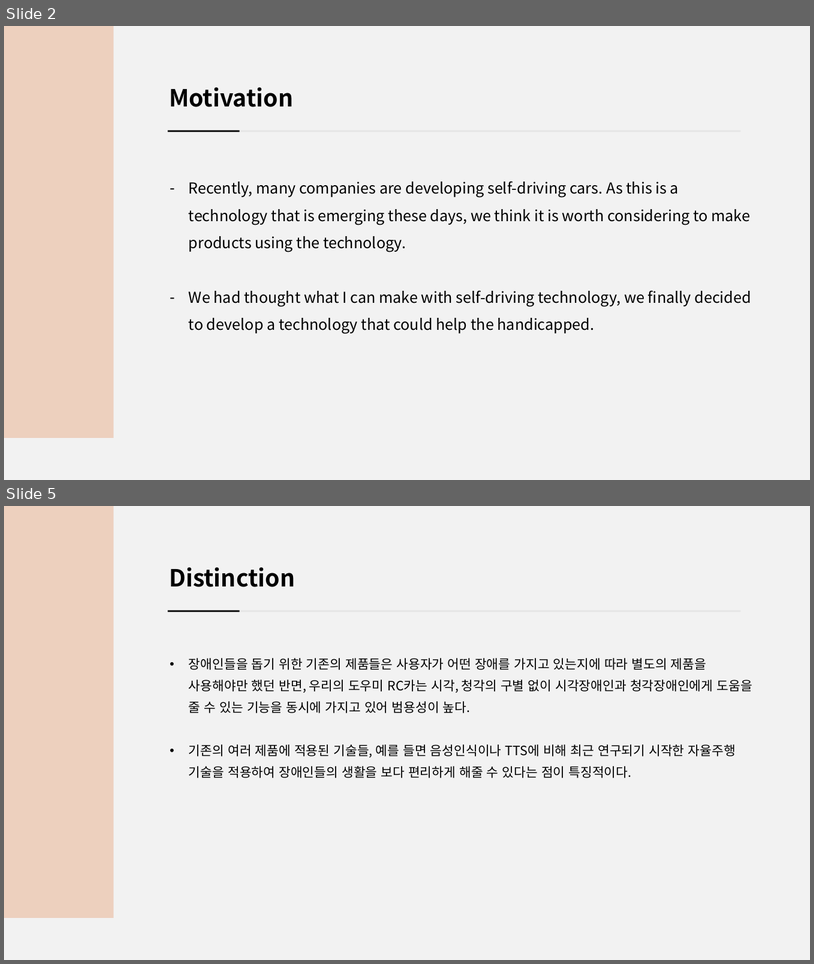
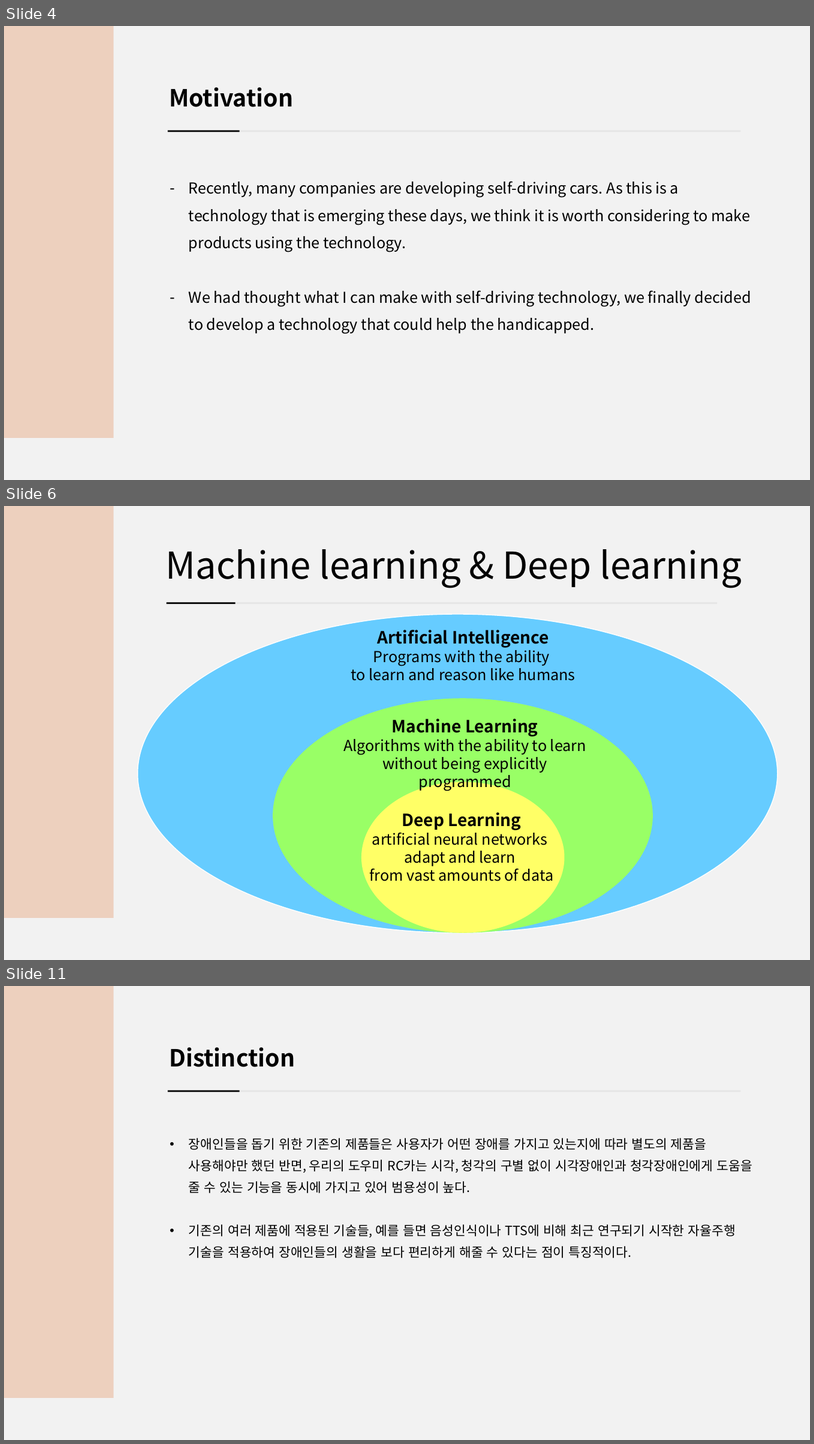
Before and after one commit to jsotouto/ICARUS, a slide deck: ICARUS 발표자료.pptx. Shown one above the other, each under a label of ours: slides 2 and 5 before the commit, slides 4, 6 and 11 after it; the slides between them are not shown. The pictures are 814x964 and 814x1444 pixels, drawn with LibreOffice and Linux fonts; fonts in the diff are those of the drawing. Boxes give left, top, right and bottom in pixels: in the first picture for what was removed or moved away, otherwise in the second. Text is boxed around its words. In the diff, an @@ line names an element or a change of style, - is before the commit and + after.

```diff
--- a/ICARUS 발표자료.pptx
+++ b/ICARUS 발표자료.pptx
@@ slide 6 added at <box>4,506,810,960</box>, background #F2F2F2 @@
@@ rectangle added at <box>4,506,113,918</box>, fill #EDD0BE @@
@@ title added at <box>166,549,742,588</box>, 44 pt, text #000000 @@
+Machine learning & Deep learning
@@ line added from (166, 603) to (718, 603), #E5E5E5 2 pt @@
@@ line added from (167, 603) to (236, 603), #000000 2 pt @@
@@ ellipse added at <box>138,614,778,933</box>, fill #66CCFF, outline #FFFFFF 1 pt @@
@@ text added at <box>351,630,576,681</box>, 18 pt, text #000000 @@
+Artificial Intelligence
+Programs with the ability
+to learn and reason like humans
@@ ellipse added at <box>273,699,654,933</box>, fill #99FF66 @@
@@ text added at <box>344,718,587,772</box>, 18 pt, text #000000 @@
+Machine Learning
+Algorithms with the ability to learn without being explicitly programmed
@@ ellipse added at <box>362,782,565,933</box>, fill #FFFF66 @@
@@ text added at <box>370,812,554,881</box>, 18 pt, text #000000 @@
+Deep Learning
+artificial neural networks
+adapt and learn
+from vast amounts of data
@@ what was slide 2 is now slide 4 @@
@@ what was slide 5 is now slide 11 @@
```
Also in this commit, not shown: 2 slides changed, 7 other slides added, 1 slide removed.
